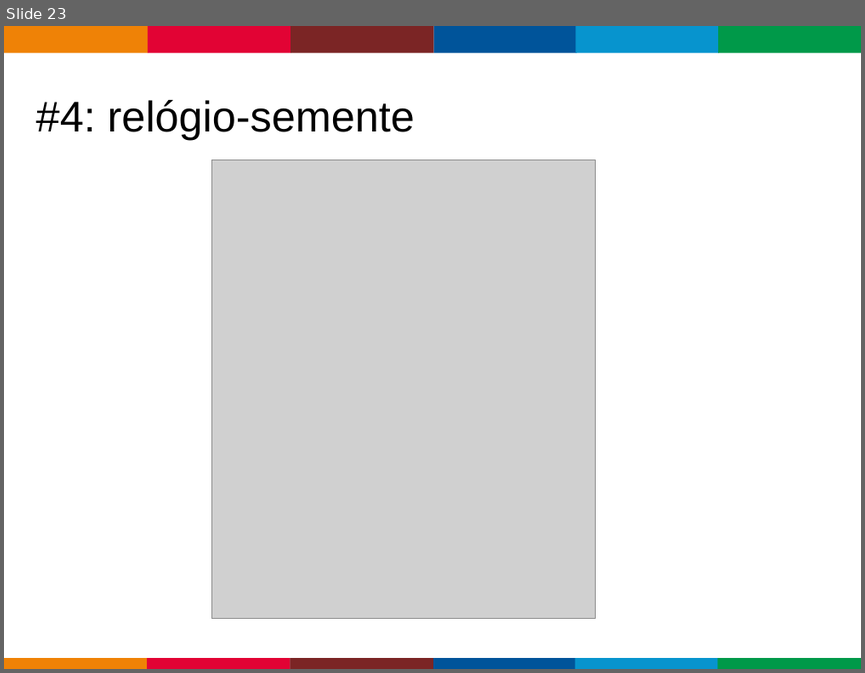
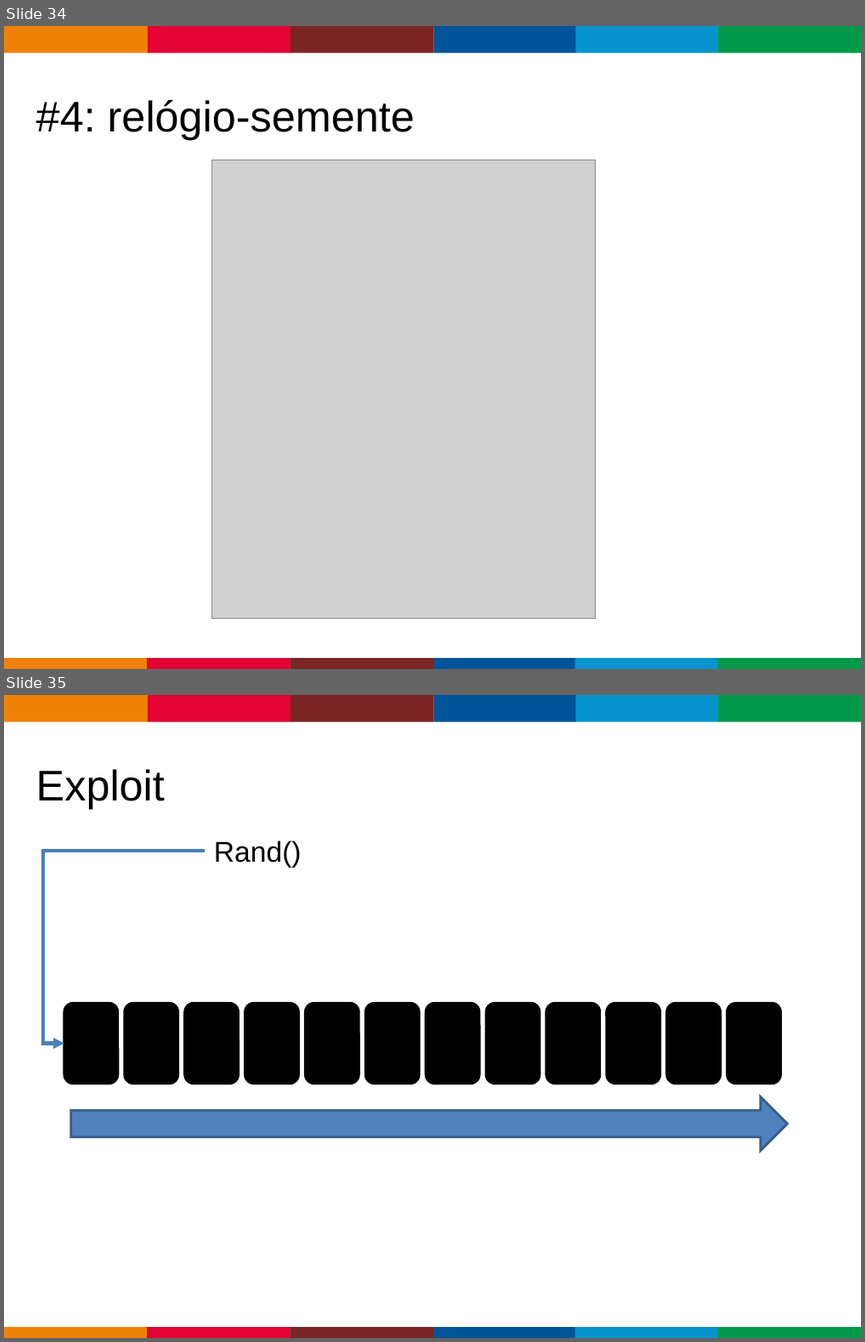
Before and after one commit to caloni/journal, a slide deck: Lectures/PoquerOnline/PoquerOnline.ppt. Shown one above the other, each under a label of ours: slide 23 before the commit, slides 34 and 35 after it. The pictures are 865x673 and 865x1342 pixels, drawn with LibreOffice and Linux fonts; fonts in the diff are those of the drawing; grey boxes stand for pictures; background and template pictures are left out. Boxes give left, top, right and bottom in pixels: in the first picture for what was removed or moved away, otherwise in the second. Text is boxed around its words. In the diff, an @@ line names an element or a change of style, - is before the commit and + after.

```diff
--- a/Lectures/PoquerOnline/PoquerOnline.ppt
+++ b/Lectures/PoquerOnline/PoquerOnline.ppt
@@ slide 35 added at [4,695,861,1338], background #FFFFFF; not listed: 13 template elements that a slide beside it also shows @@
@@ title added at [36,769,165,809], 36 pt, text #000000 @@
+Exploit
@@ text added at [214,840,302,868], 24 pt, text #000000 @@
+Rand()
@@ elbow arrow added from (205, 850) to (64, 1043), #4A7EBB 3 pt @@
@@ freeform shape added at [64,1003,117,1083], fill #000000, outline #000000 2.01 pt @@
@@ freeform shape added at [125,1003,178,1083], fill #000000, outline #000000 2.01 pt @@
@@ freeform shape added at [185,1003,238,1083], fill #000000, outline #000000 2.01 pt @@
@@ freeform shape added at [245,1003,298,1083], fill #000000, outline #000000 2.01 pt @@
@@ freeform shape added at [306,1003,358,1083], fill #000000, outline #000000 2.01 pt @@
@@ freeform shape added at [365,1003,419,1083], fill #000000, outline #000000 2.01 pt @@
@@ freeform shape added at [426,1003,478,1083], fill #000000, outline #000000 2.01 pt @@
@@ freeform shape added at [487,1003,540,1083], fill #000000, outline #000000 2.01 pt @@
@@ freeform shape added at [546,1003,601,1083], fill #000000, outline #000000 2.01 pt @@
@@ freeform shape added at [607,1003,660,1083], fill #000000, outline #000000 2.01 pt @@
@@ freeform shape added at [666,1003,721,1083], fill #000000, outline #000000 2.01 pt @@
@@ freeform shape added at [727,1003,781,1083], fill #000000, outline #000000 2.01 pt @@
@@ right arrow added at [71,1097,787,1151], fill #4F81BD, outline #385D8A 2.01 pt @@
@@ what was slide 23 is now slide 34 @@
```
Also in this commit, not shown: 2 slides changed, 20 other slides added, 3 slides removed, 39 other files.
